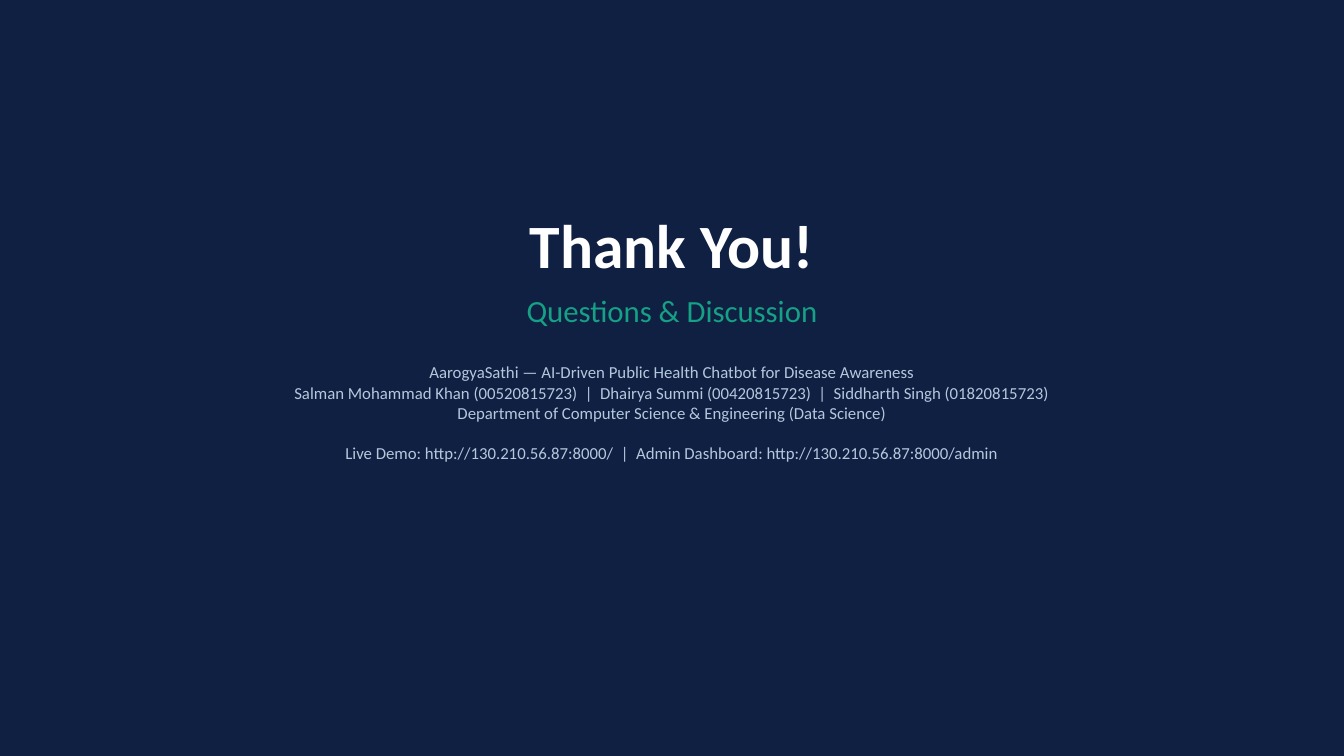
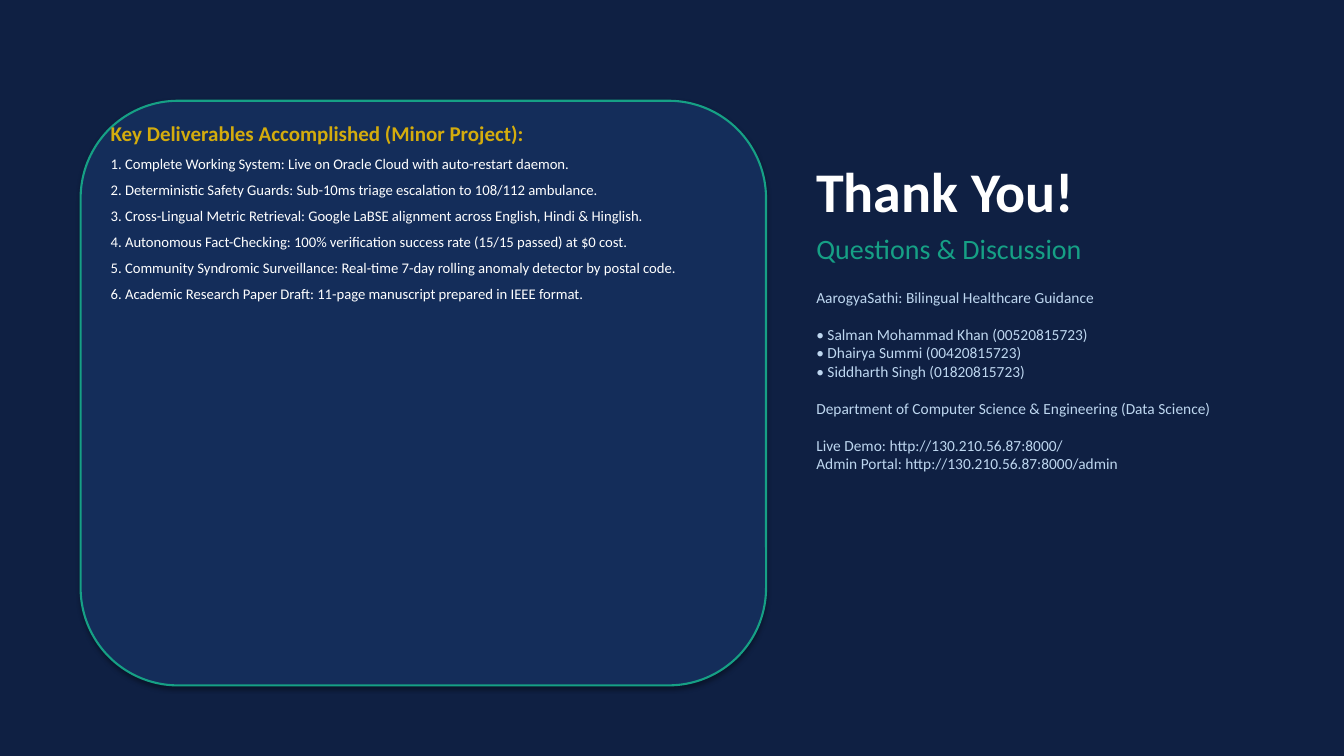
Before and after one commit to salman-mohammad-khan/AarogyaSathi, a slide deck: slide 14 of docs/AarogyaSathi_1st_Defense_Presentation.pptx. Drawn at 1344x756 pixels with LibreOffice and Linux fonts; fonts in the diff are those of the drawing. Boxes give left, top, right and bottom in pixels: in the first picture for what was removed or moved away, otherwise in the second. Text is boxed around its words. In the diff, an @@ line names an element or a change of style, - is before the commit and + after.

```diff
--- a/docs/AarogyaSathi_1st_Defense_Presentation.pptx
+++ b/docs/AarogyaSathi_1st_Defense_Presentation.pptx
@@ rounded rectangle added at (x1=81, y1=101, x2=766, y2=686), fill #142D5A, outline #16A085 1.5 pt @@
@@ text added at (x1=111, y1=124, x2=675, y2=302), 10.5 pt, text #FFFFFF @@
+Key Deliverables Accomplished (Minor Project):
+1. Complete Working System: Live on Oracle Cloud with auto-restart daemon.
+2. Deterministic Safety Guards: Sub-10ms triage escalation to 108/112 ambulance.
+3. Cross-Lingual Metric Retrieval: Google LaBSE alignment across English, Hindi & Hinglish.
+4. Autonomous Fact-Checking: 100% verification success rate (15/15 passed) at $0 cost.
+5. Community Syndromic Surveillance: Real-time 7-day rolling anomaly detector by postal code.
+6. Academic Research Paper Draft: 11-page manuscript prepared in IEEE format.
@@ text "Thank You!" moved from (x1=294, y1=224, x2=1049, y2=462) to (x1=816, y1=172, x2=1210, y2=472) @@
@@ text at (x1=816, y1=172, x2=1081, y2=263): size 44 to 40 pt in "Thank You!"; size 22 to 20 pt in "Questions & Discussion"; alignment centre to left; less space between paragraphs @@
@@ text at (x1=816, y1=292, x2=1210, y2=472): text changed; size 12 to 11 pt; text colour #B4C8DC to #BED7F0 @@
-AarogyaSathi — AI-Driven Public Health Chatbot for Disease Awareness
-Salman Mohammad Khan (00520815723) | Dhairya Summi (00420815723) | Siddharth Singh (01820815723)
-Department of Computer Science & Engineering (Data Science)
-Live Demo: http://130.210.56.87:8000/ | Admin Dashboard: http://130.210.56.87:8000/admin
+AarogyaSathi: Bilingual Healthcare Guidance
+• Salman Mohammad Khan (00520815723)
+• Dhairya Summi (00420815723)
+• Siddharth Singh (01820815723)
+Department of Computer Science & Engineering (Data Science)
+Live Demo: http://130.210.56.87:8000/
+Admin Portal: http://130.210.56.87:8000/admin
```
Also in this commit, not shown: 12 other slides changed, 1 slide added, 1 slide removed, 9 other files.
